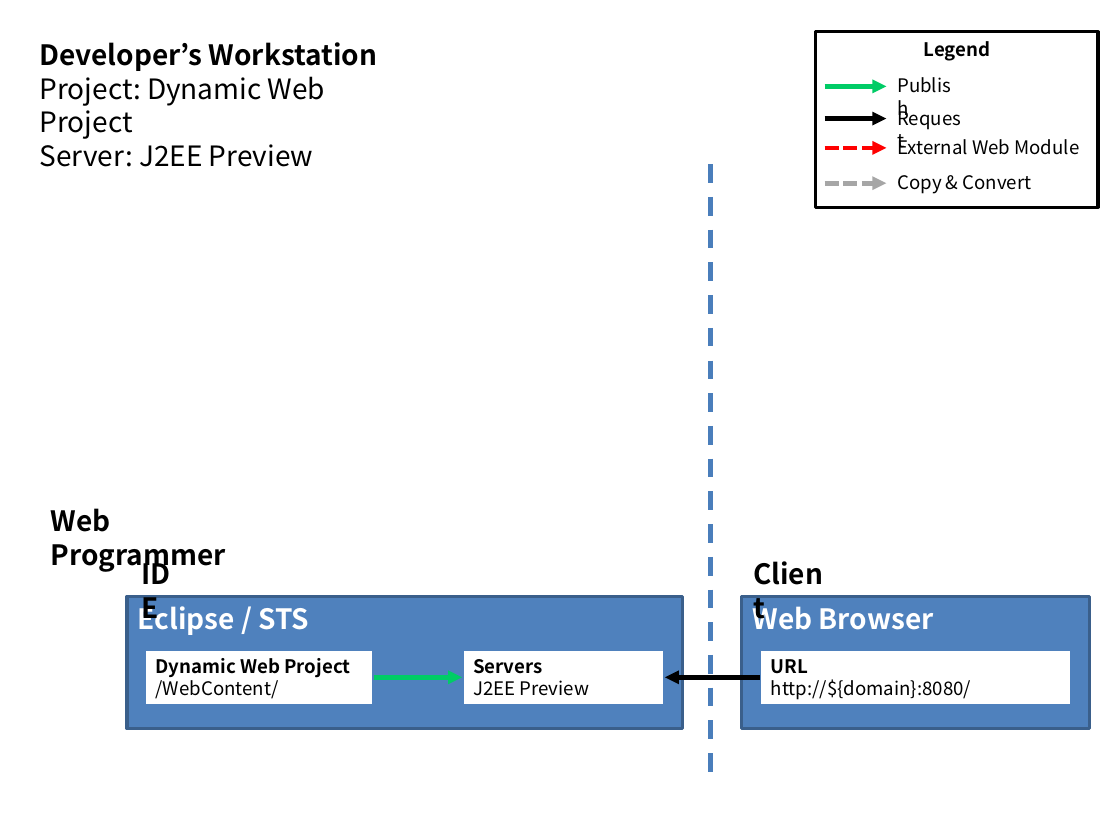
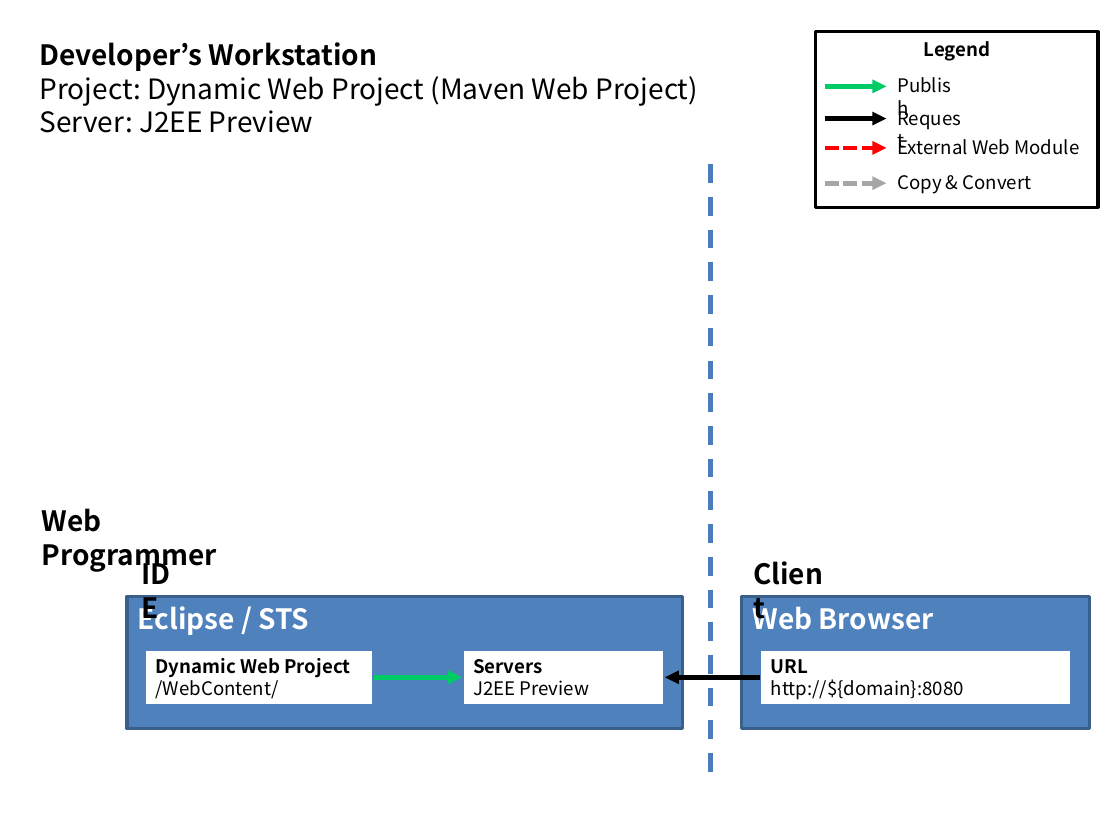
Before and after one commit to kwbaek/codelabor, a slide deck: slide 2 of documentation/draft/ci-environment/deploy-source-strategy.pptx. Drawn at 1120x840 pixels with LibreOffice and Linux fonts; fonts in the diff are those of the drawing. Boxes give left, top, right and bottom in pixels: in the first picture for what was removed or moved away, otherwise in the second. Text is boxed around its words. In the diff, an @@ line names an element or a change of style, - is before the commit and + after.

```diff
--- a/documentation/draft/ci-environment/deploy-source-strategy.pptx
+++ b/documentation/draft/ci-environment/deploy-source-strategy.pptx
@@ text at (40, 76, 698, 106): text changed @@
-Project: Dynamic Web Project
+Project: Dynamic Web Project (Maven Web Project)
@@ text "Web Programmer": place and size @@
-text "Web Programmer" at (51, 508, 226, 573)
+text "Web Programmer" at (42, 508, 217, 573)
@@ text in rectangle at (771, 679, 964, 700): text changed @@
-http://${domain}:8080/
+http://${domain}:8080
```
Also in this commit, not shown: 8 other slides changed, 7 slides added, 1 slide removed, 1 other file.
